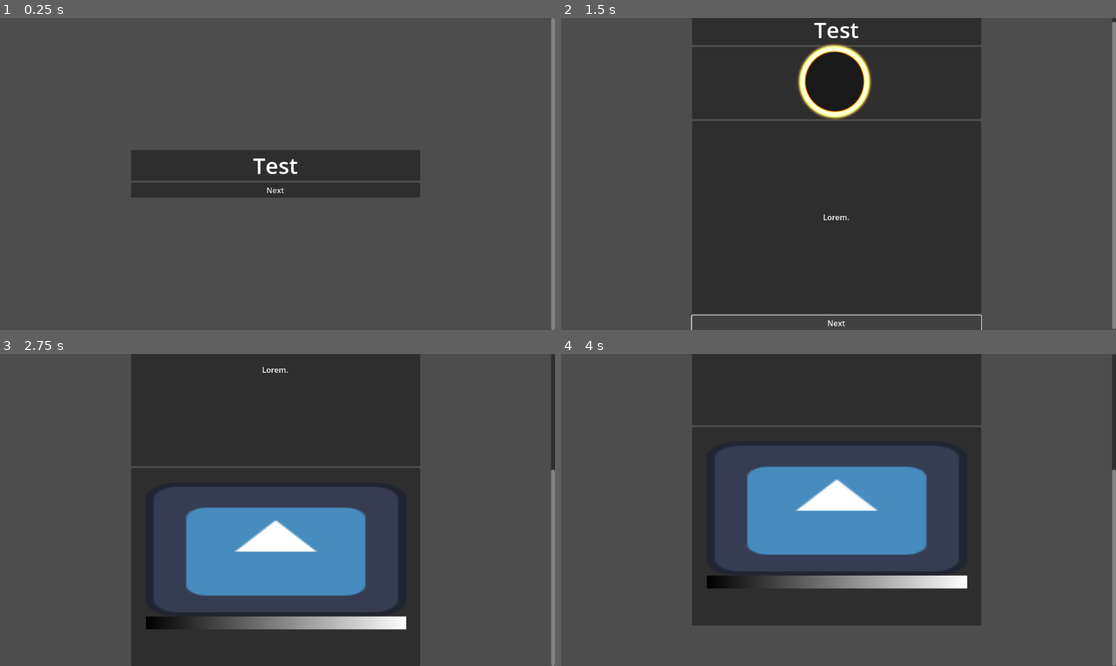
Above: before the commit, frames 1-4 (two rows, left to right).
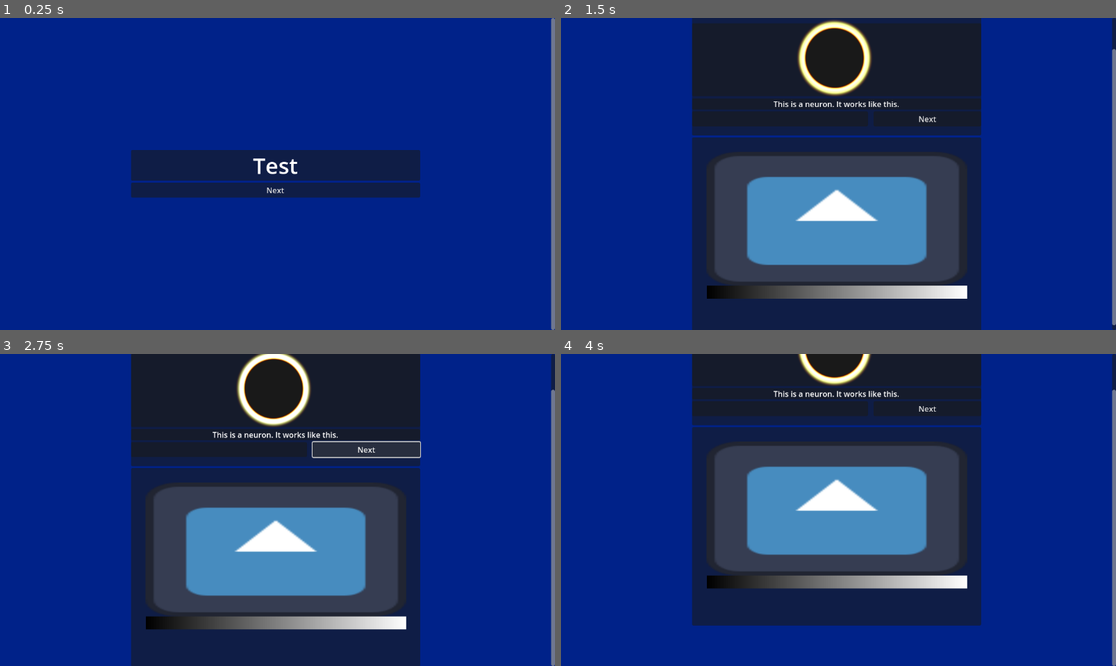
Above: after the commit, the same moments.

Repository: Iemontine/gamification-project
Game: Godot game, scene res://ui.tscn
The game is run twice, just before and just after one commit, with the same random seed, the same clock (stepped at 60 frames per second) and the same inputs. The engine's default icon, where the game draws it, is replaced by a stand-in: a white triangle on a blue panel in a dark square.
Inputs (mouse positions are in pixels of both pictures, inside the frame that each line leads up to):
- Up to frame 1 (0.25 s): no input
- Up to frame 2 (1.5 s): click "Next" at 0.5 s; click "Next" at 1.25 s
- Up to frame 3 (2.75 s): click "Next" at 2 s
- Up to frame 4 (4 s): click (927, 450) at 2.75 s, where only the run after the commit has a clickable "Next"; tap Enter (ui_accept) at 3.5 s; drag from (838, 510) to (894, 441) at 3.52 s

The runs differ from the first frame. In frame 1, 99% of the frame differs, in the area x 0-100%, y 0-100%; in frame 2, 95%; in frame 3, 75%; in frame 4, 77%.

Commit message:
developing layout

Diff:
--- a/project.godot
+++ b/project.godot
@@ -27,3 +27,4 @@
 
 renderer/rendering_method="gl_compatibility"
 renderer/rendering_method.mobile="gl_compatibility"
+environment/defaults/default_clear_color=Color(0.00069703, 0.132446, 0.538809, 1)
--- a/scroller.gd
+++ b/scroller.gd
@@ -5,23 +5,33 @@
 @onready var content = get_children()
 @onready var scroller:SmoothScrollContainer = $"../.."
 
+const TYPING_SPEED = 0.05  # Adjust this value to change typing speed
+
 # Called when the node enters the scene tree for the first time.
 func _ready() -> void:
 	for i in range(1, content_num - 1):
 		content[i].visible = false
 	content[0].visible = true
 	content[content_num - 1].visible = true
-	pass # Replace with function body.
 
+func show_text_gradually(label: Label) -> void:
+	var final_text = label.text
+	label.visible_characters = 0
+	label.text = final_text
 
-# Called every frame. 'delta' is the elapsed time since the previous frame.
-func _process(delta: float) -> void:
-	pass
-
+	for i in final_text.length():
+		label.visible_characters += 1
+		await get_tree().create_timer(TYPING_SPEED).timeout
 
 func _on_reveal_button_pressed() -> void:
 	if content_pos < content_num - 1:
 		content[content_pos].visible = true
+
+		# Check if the container has a Label child
+		for child in content[content_pos].get_children():
+			if child is Label:
+				await show_text_gradually(child)
+
 		content_pos += 1
 
 	if content_pos >= content_num - 1:
--- a/ui.tscn
+++ b/ui.tscn
@@ -29,13 +29,16 @@
 grow_horizontal = 2
 grow_vertical = 2
 
-[node name="ScrollContainer" type="ScrollContainer" parent="."]
+[node name="MarginContainer" type="MarginContainer" parent="."]
 layout_mode = 1
 anchors_preset = 15
 anchor_right = 1.0
 anchor_bottom = 1.0
 grow_horizontal = 2
 grow_vertical = 2
+
+[node name="ScrollContainer" type="ScrollContainer" parent="MarginContainer"]
+layout_mode = 2
 horizontal_scroll_mode = 0
 vertical_scroll_mode = 2
 script = ExtResource("1_nltto")
@@ -43,23 +46,23 @@
 dragging_scroll_damper = SubResource("Resource_y4yjw")
 metadata/_custom_type_script = ExtResource("1_nltto")
 
-[node name="CenterContainer" type="CenterContainer" parent="ScrollContainer"]
+[node name="CenterContainer" type="CenterContainer" parent="MarginContainer/ScrollContainer"]
 layout_mode = 2
 size_flags_horizontal = 3
 size_flags_vertical = 3
 
-[node name="ContentContainer" type="VBoxContainer" parent="ScrollContainer/CenterContainer"]
+[node name="ContentContainer" type="VBoxContainer" parent="MarginContainer/ScrollContainer/CenterContainer"]
 custom_minimum_size = Vector2(600, 400)
 layout_mode = 2
 alignment = 1
 script = ExtResource("3_ibotj")
 
-[node name="Title" type="PanelContainer" parent="ScrollContainer/CenterContainer/ContentContainer"]
+[node name="Title" type="PanelContainer" parent="MarginContainer/ScrollContainer/CenterContainer/ContentContainer"]
 custom_minimum_size = Vector2(0, 60)
 layout_mode = 2
 mouse_filter = 1
 
-[node name="Label" type="Label" parent="ScrollContainer/CenterContainer/ContentContainer/Title"]
+[node name="Label" type="Label" parent="MarginContainer/ScrollContainer/CenterContainer/ContentContainer/Title"]
 custom_minimum_size = Vector2(0, 43.65)
 layout_mode = 2
 mouse_filter = 1
@@ -69,41 +72,63 @@
 vertical_alignment = 1
 autowrap_mode = 3
 
-[node name="Panel" type="Panel" parent="ScrollContainer/CenterContainer/ContentContainer"]
-custom_minimum_size = Vector2(0, 150)
+[node name="Section1" type="PanelContainer" parent="MarginContainer/ScrollContainer/CenterContainer/ContentContainer"]
 layout_mode = 2
 mouse_filter = 1
 
-[node name="Node2D" parent="ScrollContainer/CenterContainer/ContentContainer/Panel" instance=ExtResource("1_fyqef")]
+[node name="ContentContainer" type="VBoxContainer" parent="MarginContainer/ScrollContainer/CenterContainer/ContentContainer/Section1"]
+custom_minimum_size = Vector2(600, 250)
+layout_mode = 2
+alignment = 1
+
+[node name="Panel" type="Panel" parent="MarginContainer/ScrollContainer/CenterContainer/ContentContainer/Section1/ContentContainer"]
+custom_minimum_size = Vector2(0, 151.345)
+layout_mode = 2
+size_flags_vertical = 4
+mouse_filter = 1
+
+[node name="Node2D" parent="MarginContainer/ScrollContainer/CenterContainer/ContentContainer/Section1/ContentContainer/Panel" instance=ExtResource("1_fyqef")]
 position = Vector2(296, 72)
 
-[node name="Section1" type="PanelContainer" parent="ScrollContainer/CenterContainer/ContentContainer"]
-custom_minimum_size = Vector2(500, 200)
+[node name="Section1" type="PanelContainer" parent="MarginContainer/ScrollContainer/CenterContainer/ContentContainer/Section1/ContentContainer"]
 layout_mode = 2
 mouse_filter = 1
 
-[node name="Label" type="Label" parent="ScrollContainer/CenterContainer/ContentContainer/Section1"]
-custom_minimum_size = Vector2(600, 400)
+[node name="Label" type="Label" parent="MarginContainer/ScrollContainer/CenterContainer/ContentContainer/Section1/ContentContainer/Section1"]
+custom_minimum_size = Vector2(0, 3.65)
 layout_mode = 2
 mouse_filter = 1
-text = "Lorem."
+text = "This is a neuron. It works like this."
 horizontal_alignment = 1
 vertical_alignment = 1
 autowrap_mode = 3
 
-[node name="PanelContainer" type="PanelContainer" parent="ScrollContainer/CenterContainer/ContentContainer"]
+[node name="GridContainer" type="HSplitContainer" parent="MarginContainer/ScrollContainer/CenterContainer/ContentContainer/Section1/ContentContainer"]
+layout_mode = 2
+
+[node name="PanelContainer" type="PanelContainer" parent="MarginContainer/ScrollContainer/CenterContainer/ContentContainer/Section1/ContentContainer/GridContainer"]
+custom_minimum_size = Vector2(365.045, 0)
+layout_mode = 2
+mouse_filter = 1
+
+[node name="NextButton" type="Button" parent="MarginContainer/ScrollContainer/CenterContainer/ContentContainer/Section1/ContentContainer/GridContainer"]
+layout_mode = 2
+mouse_filter = 1
+text = "Next"
+
+[node name="PanelContainer" type="PanelContainer" parent="MarginContainer/ScrollContainer/CenterContainer/ContentContainer"]
 clip_contents = true
 custom_minimum_size = Vector2(0, 411.92)
 layout_mode = 2
 mouse_filter = 1
 
-[node name="Platformer" parent="ScrollContainer/CenterContainer/ContentContainer/PanelContainer" instance=ExtResource("2_m6e0p")]
+[node name="Platformer" parent="MarginContainer/ScrollContainer/CenterContainer/ContentContainer/PanelContainer" instance=ExtResource("2_m6e0p")]
 position = Vector2(30, 30)
 scale = Vector2(0.47, 0.47)
 
-[node name="RevealButton" type="Button" parent="ScrollContainer/CenterContainer/ContentContainer"]
+[node name="RevealButton" type="Button" parent="MarginContainer/ScrollContainer/CenterContainer/ContentContainer"]
 layout_mode = 2
 mouse_filter = 1
 text = "Next"
 
-[connection signal="pressed" from="ScrollContainer/CenterContainer/ContentContainer/RevealButton" to="ScrollContainer/CenterContainer/ContentContainer" method="_on_reveal_button_pressed"]
+[connection signal="pressed" from="MarginContainer/ScrollContainer/CenterContainer/ContentContainer/RevealButton" to="MarginContainer/ScrollContainer/CenterContainer/ContentContainer" method="_on_reveal_button_pressed"]
